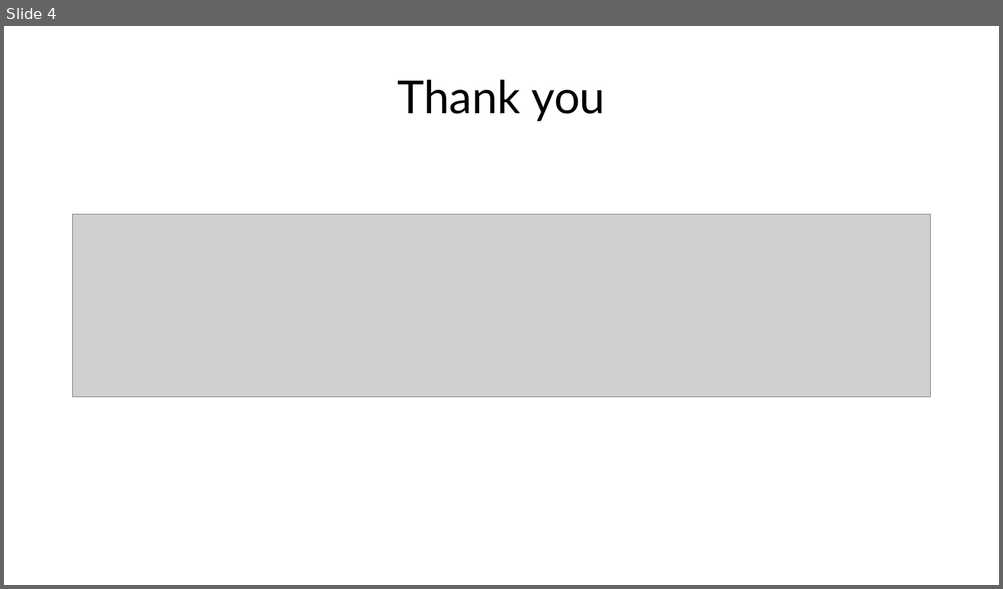
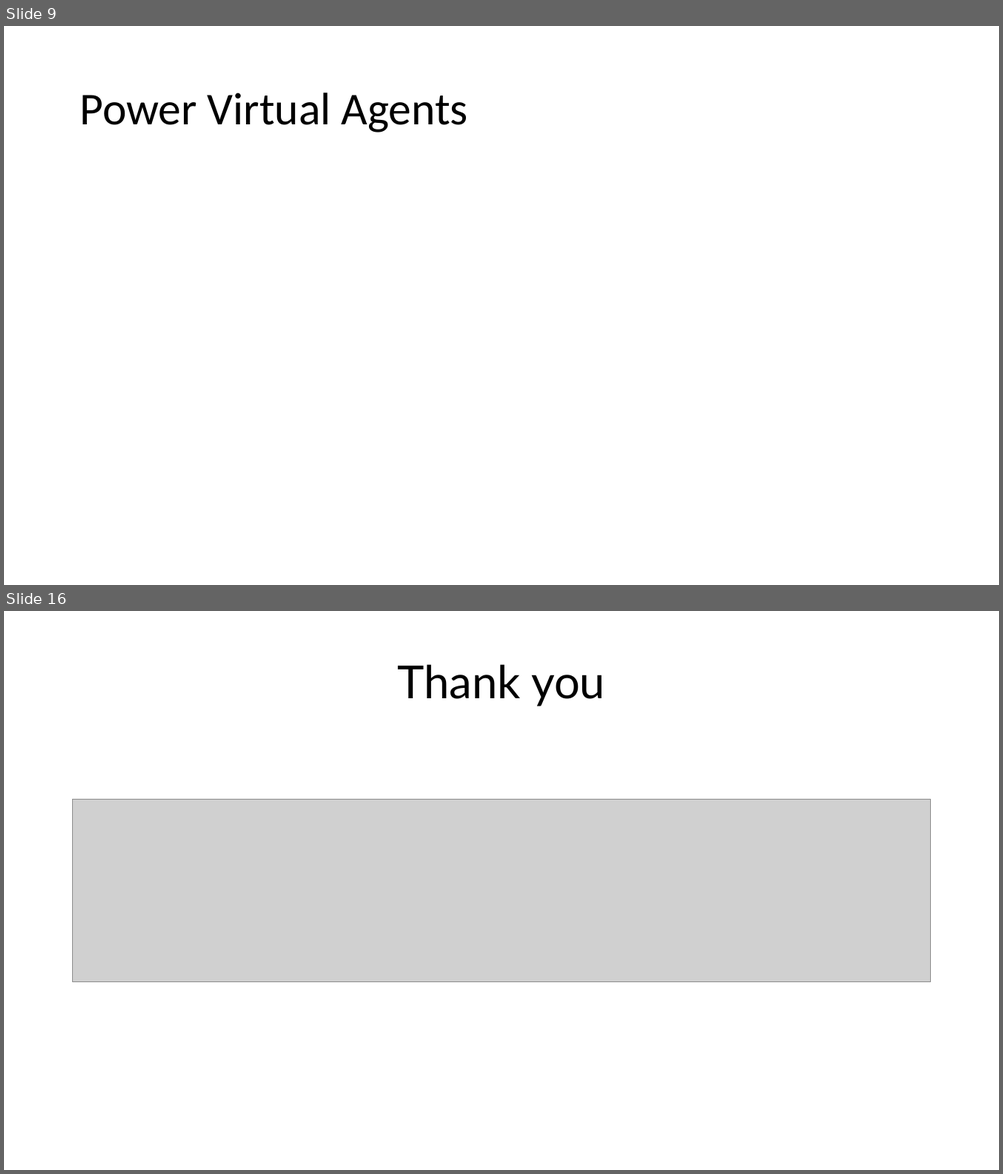
Before and after one commit to ramimounla/GlobalPowerPlatformBootcamp, a slide deck: Slides/Aung Khaing - Serve your customers using power virtual agents - 300 GPPB Wellington.pptx. Shown one above the other, each under a label of ours: slide 4 before the commit, slides 9 and 16 after it; the slides between them are not shown. The pictures are 1003x589 and 1003x1174 pixels, drawn with LibreOffice and Linux fonts; fonts in the diff are those of the drawing; grey boxes stand for pictures; background and template pictures are left out. Boxes give left, top, right and bottom in pixels: in the first picture for what was removed or moved away, otherwise in the second. Text is boxed around its words. In the diff, an @@ line names an element or a change of style, - is before the commit and + after.

```diff
--- a/Slides/Aung Khaing - Serve your customers using power virtual agents - 300 GPPB Wellington.pptx
+++ b/Slides/Aung Khaing - Serve your customers using power virtual agents - 300 GPPB Wellington.pptx
@@ slide 9 added at bbox=[4, 26, 999, 585], background picture (left out) @@
@@ title added at bbox=[79, 93, 468, 133], 44 pt, text #000000 @@
+Power Virtual Agents
@@ what was slide 4 is now slide 16 @@
```
Also in this commit, not shown: 1 slide changed, 13 other slides added, 2 slides removed.
